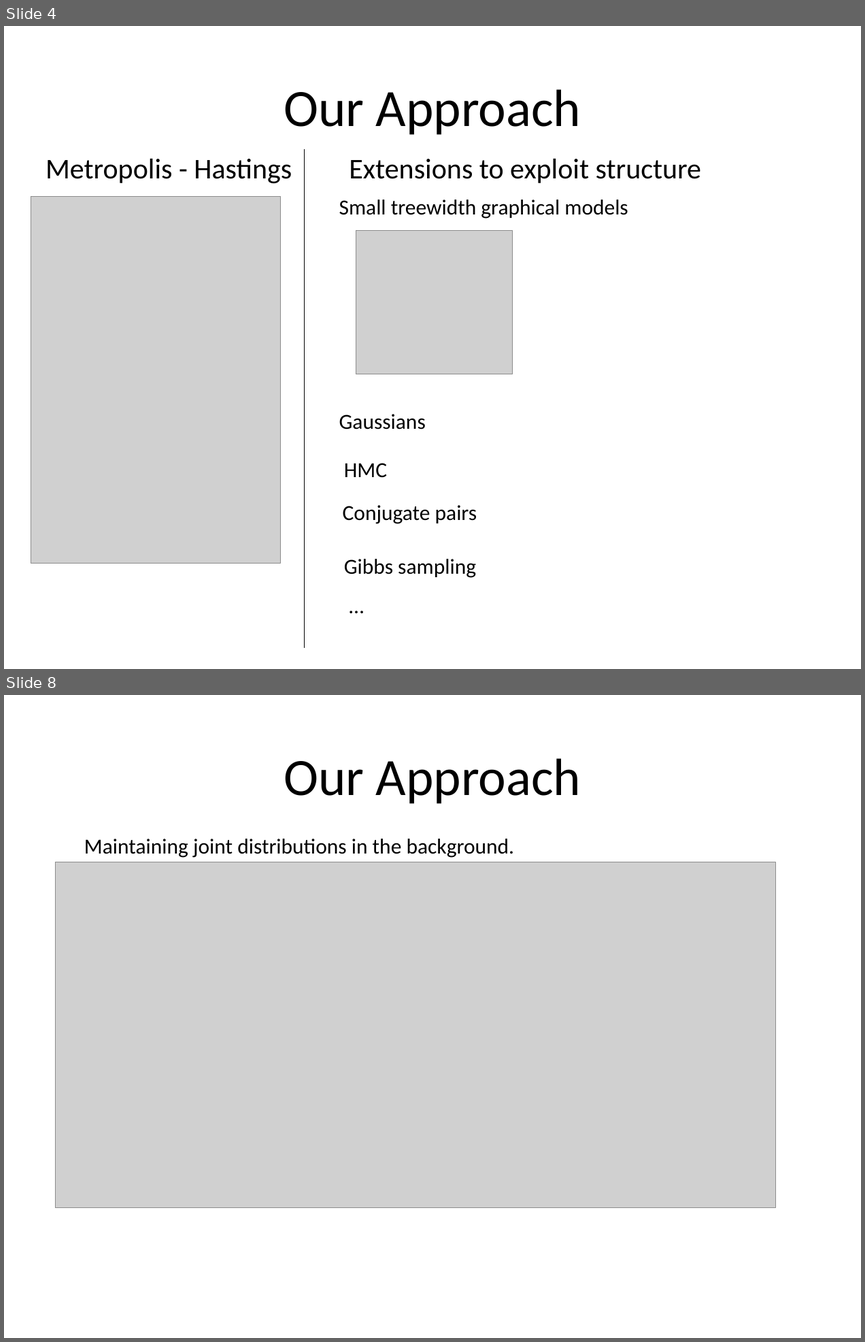
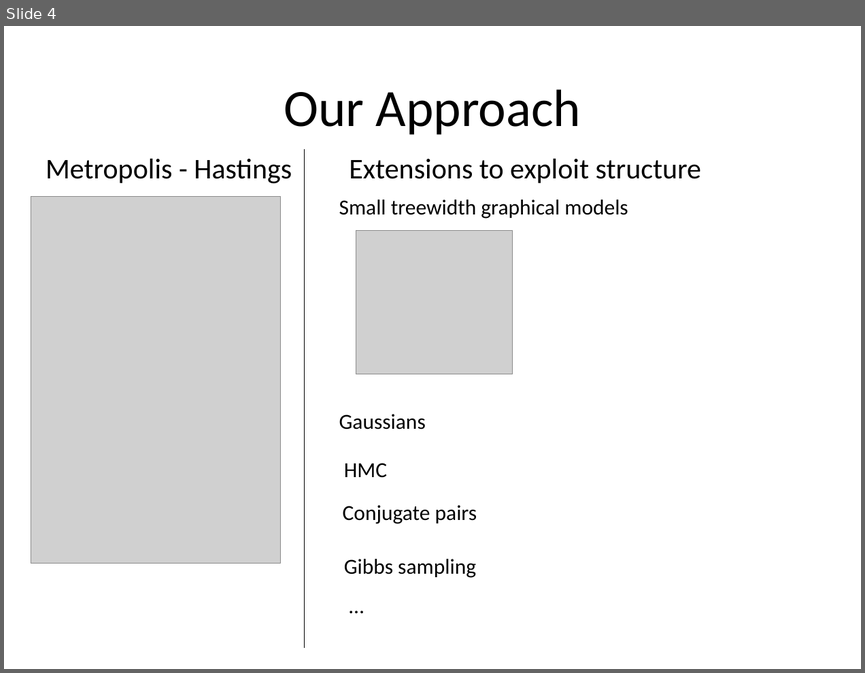
Before and after one commit to mattjj/probprog, a slide deck: SussmanCourse.ProbProgPresentation.pptx. Shown one above the other, each under a label of ours: slides 4 and 8 before the commit, slide 4 after it; the slides between them are not shown. The pictures are 865x1342 and 865x673 pixels, drawn with LibreOffice and Linux fonts; fonts in the diff are those of the drawing; grey boxes stand for pictures. Boxes give left, top, right and bottom in pixels: in the first picture for what was removed or moved away, otherwise in the second. Text is boxed around its words. In the diff, an @@ line names an element or a change of style, - is before the commit and + after.

```diff
--- a/SussmanCourse.ProbProgPresentation.pptx
+++ b/SussmanCourse.ProbProgPresentation.pptx
@@ slide 8 removed at (4,695,861,1338), background #FFFFFF @@
@@ title removed at (283,758,581,804) @@
-Our Approach
@@ text removed at (84,838,515,858) @@
-Maintaining joint distributions in the background.
@@ picture removed at (56,862,775,1207) @@
```
Also in this commit, not shown: 3 slides changed, 4 slides added, 3 other slides removed.
